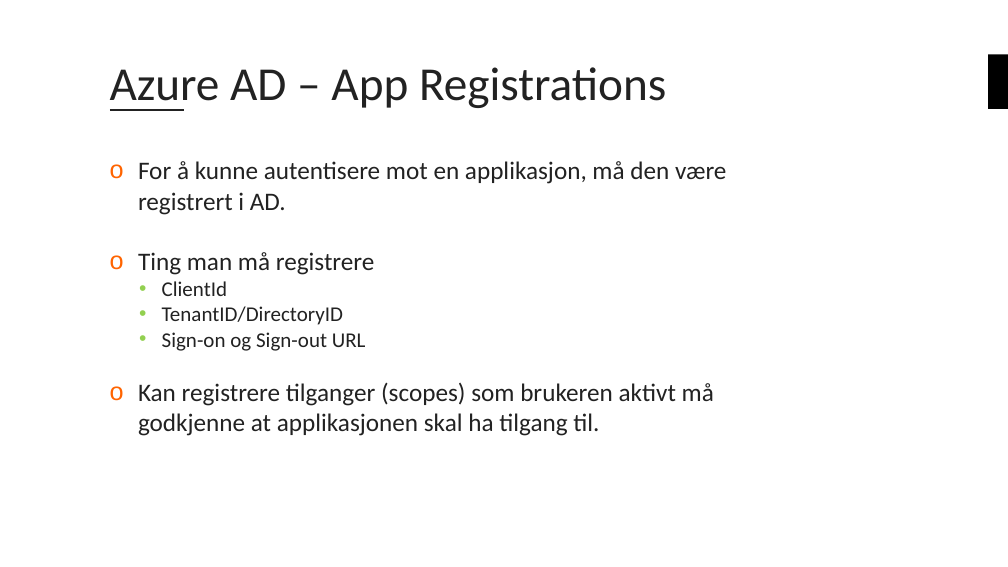
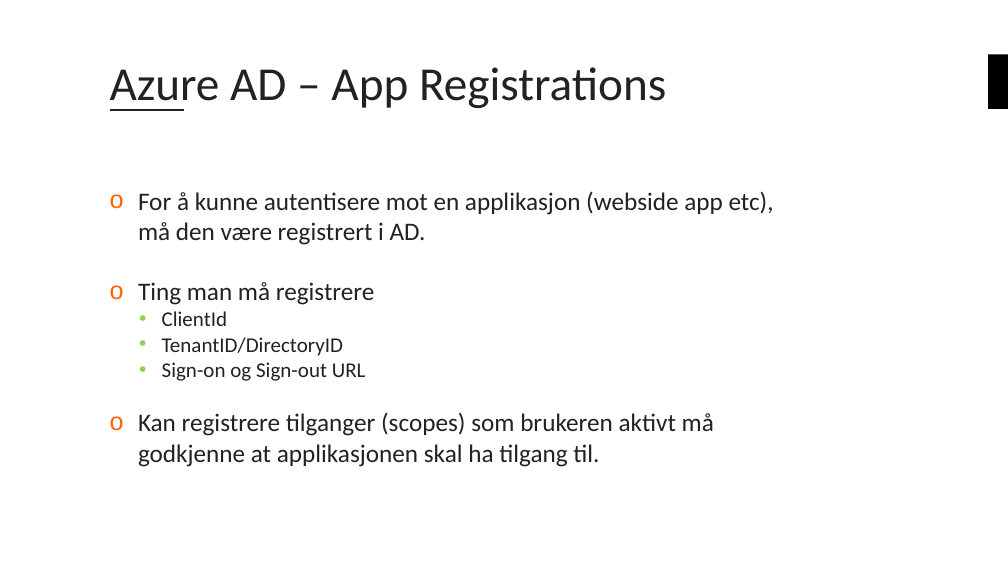
Before and after one commit to bouvet/azure-workshops, a slide deck: slide 19 of Workshop_3/Presentasjon/Azureskolen-Workshop#3.pptx (slide 14 before the commit). Drawn at 1008x567 pixels with LibreOffice and Linux fonts; fonts in the diff are those of the drawing; background and template pictures are left out. Boxes give left, top, right and bottom in pixels: in the first picture for what was removed or moved away, otherwise in the second. Text is boxed around its words. In the diff, an @@ line names an element or a change of style, - is before the commit and + after.

```diff
--- a/Workshop_3/Presentasjon/Azureskolen-Workshop#3.pptx
+++ b/Workshop_3/Presentasjon/Azureskolen-Workshop#3.pptx
@@ text at (x1=138, y1=191, x2=774, y2=245): text changed @@
-o For å kunne autentisere mot en applikasjon, må den være registrert i AD.
+o For å kunne autentisere mot en applikasjon (webside app etc), må den være registrert i AD.
```
Also in this commit, not shown: 7 other slides changed, 7 slides added, 3 other files.
